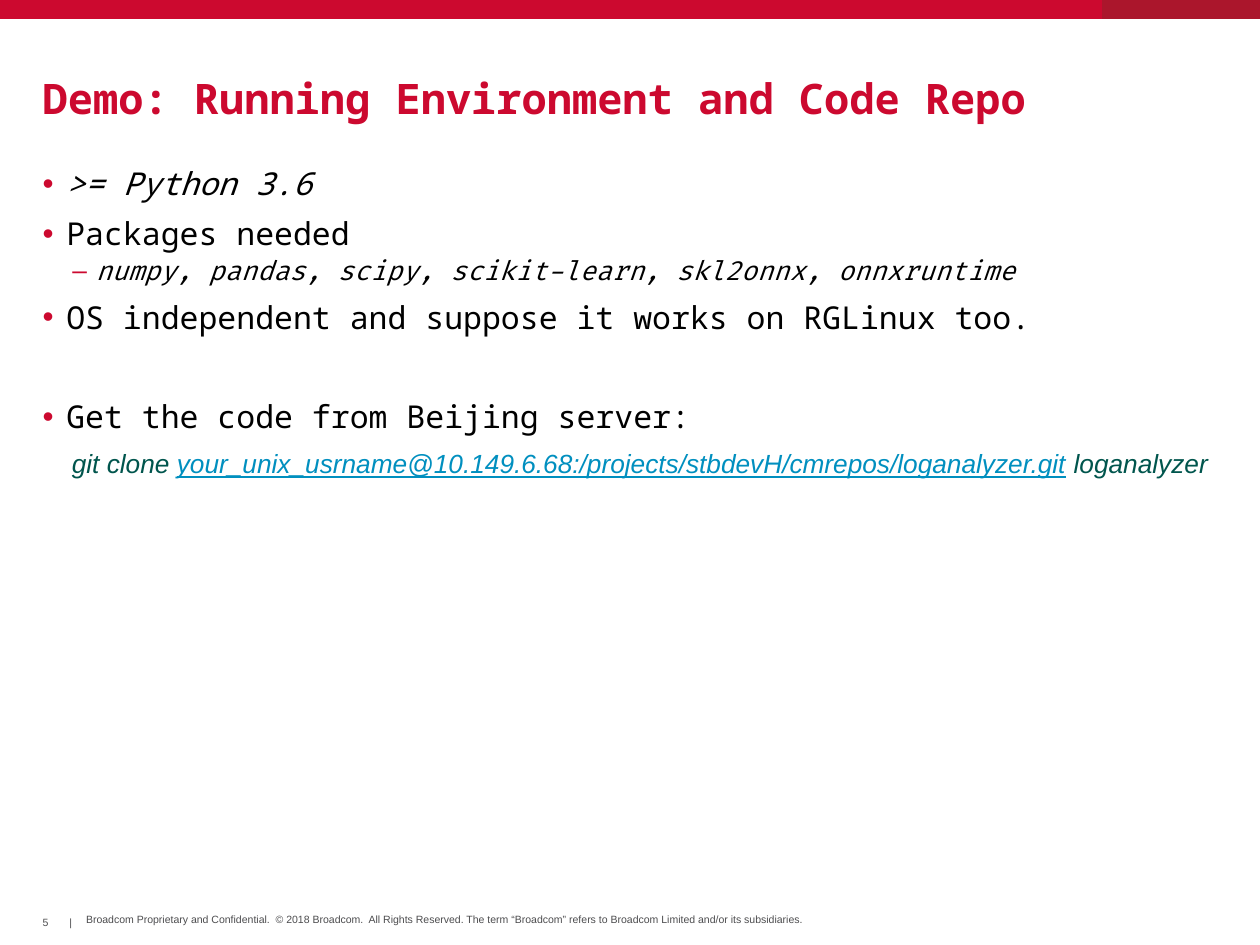
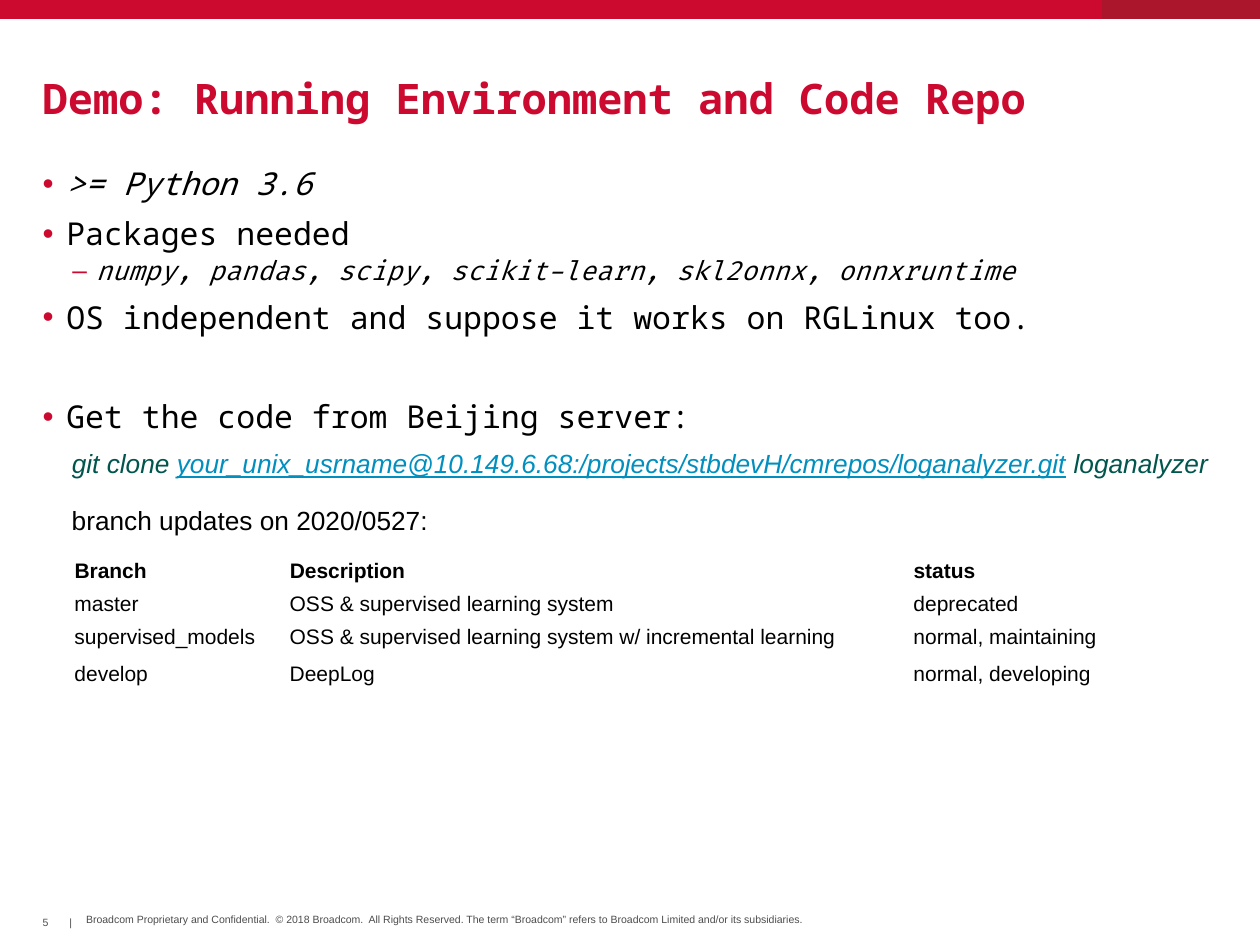
Before and after one commit to hayhan/loganalyzer, a slide deck: slide 5 of papers/LogAnalyzerIntro.pptx. Drawn at 1260x945 pixels with LibreOffice and Linux fonts; fonts in the diff are those of the drawing; background and template pictures are left out. Boxes give left, top, right and bottom in pixels: in the first picture for what was removed or moved away, otherwise in the second. Text is boxed around its words. In the diff, an @@ line names an element or a change of style, - is before the commit and + after.

```diff
--- a/papers/LogAnalyzerIntro.pptx
+++ b/papers/LogAnalyzerIntro.pptx
@@ text at [72, 511, 427, 536]: paragraph added @@
+branch updates on 2020/0527:
@@ table added at [60, 554, 1121, 693], 4 rows, 3 columns @@
+Branch | Description | status
+master | OSS & supervised learning system | deprecated
+supervised_models | OSS & supervised learning system w/ incremental learning | normal, maintaining
+develop | DeepLog | normal, developing
```
Also in this commit, not shown: 2 other files.
